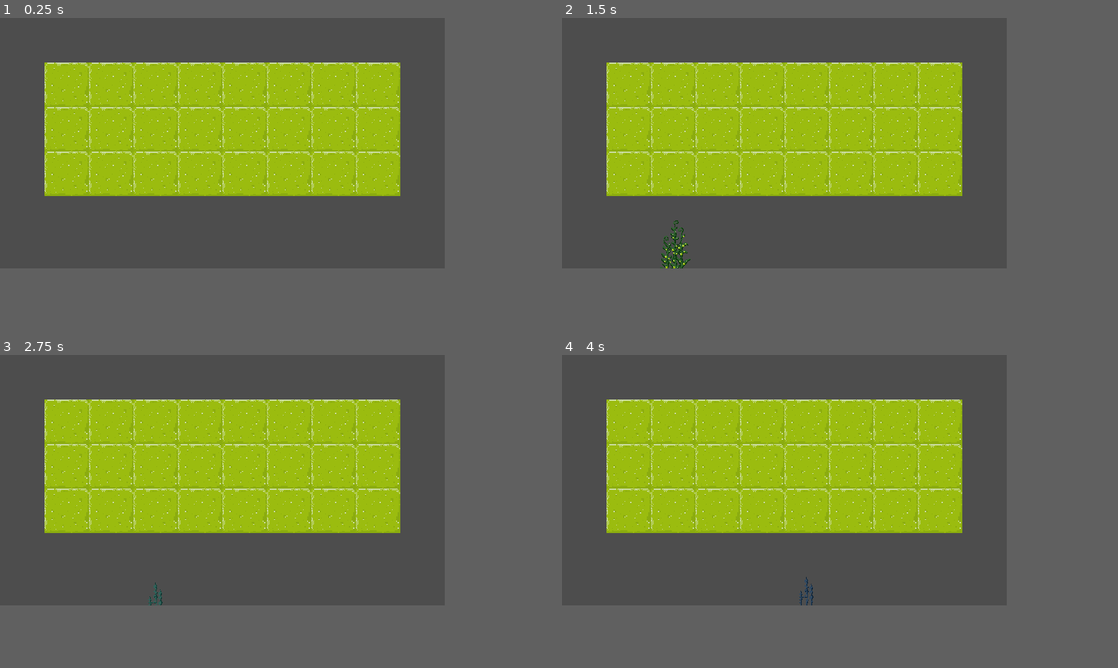
Above: before the commit, frames 1-4 (two rows, left to right).
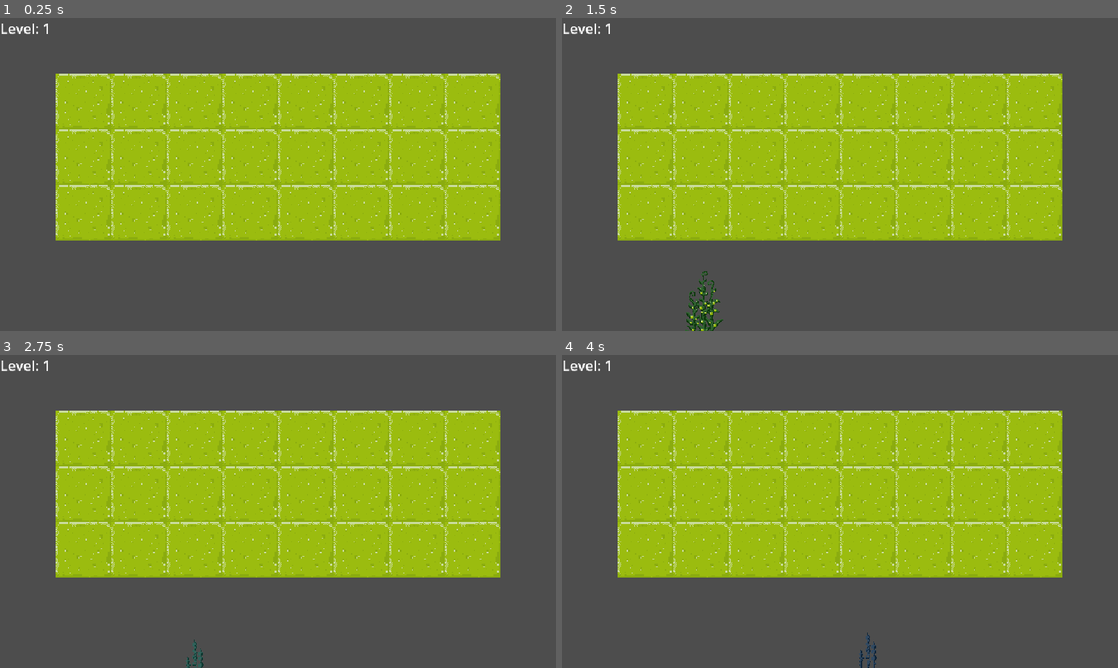
Above: after the commit, the same moments.

Repository: schnuet/ld-54-space-garden
Game: Godot game, scene res://scenes/MainScene.tscn
Same seed, same stepped clock (60 frames per second), same inputs: the game is played once before the commit and once after it.
Inputs (mouse positions are in pixels of both pictures, inside the frame that each line leads up to):
- Up to frame 1 (0.25 s): no input
- Up to frame 2 (1.5 s): tap Enter at 0.5 s; move the mouse to (667, 246) at 0.52 s; click (667, 246) at 0.67 s; tap Space at 1.25 s; move the mouse to (673, 262) at 1.27 s; click (673, 262) at 1.42 s
- Up to frame 3 (2.75 s): tap Enter at 2 s; move the mouse to (155, 583) at 2.02 s; click (155, 583) at 2.17 s
- Up to frame 4 (4 s): tap Space at 2.75 s; move the mouse to (695, 577) at 2.77 s; click (695, 577) at 2.92 s; tap Enter at 3.5 s; move the mouse to (762, 583) at 3.52 s; click (762, 583) at 3.67 s
In our replay, the window is 640x360 before the commit and 800x450 after it. These sizes can differ from the game's own. Grey fills any space a smaller window leaves; there, only what the larger window draws over its background counts as a difference.

The runs differ from the first frame. In frame 1, 24% of the frame differs, in the area x 0-90%, y 1-72%; in frame 2, 25%, in the area x 0-90%, y 1-100%; in frame 3, 25%; in frame 4, 25%.

Commit message:
add harvesting group

Diff:
--- a/project.godot
+++ b/project.godot
@@ -24,9 +24,10 @@
 
 [display]
 
-window/size/viewport_width=640
-window/size/viewport_height=360
+window/size/viewport_width=1280
+window/size/viewport_height=720
 window/stretch/mode="viewport"
+window/stretch/scale=2.0
 
 [editor_plugins]
 
--- a/scenes/MainScene.gd
+++ b/scenes/MainScene.gd
@@ -12,4 +12,4 @@
 
 
 func _on_plant_map_level_changed(level_index):
-	$LevelIndex.text = str(level_index);
+	$LevelIndex.text = "Level: " + str(level_index + 1);
--- a/scenes/PlantMap/PlantMap.gd
+++ b/scenes/PlantMap/PlantMap.gd
@@ -78,6 +78,9 @@
 };
 
 func _ready():
+	reset_harvested_plants();
+	emit_signal("level_changed", 0);
+
 	Game.connect("cursor_mode_changed", _on_cursor_mode_change);
 
 func _process(delta):
@@ -90,8 +93,22 @@
 	$BuildCursor.position = tile_pos * tile_size;
 
 	if is_level_done():
-		current_level_index += 1;
-		emit_signal("level_changed", current_level_index);
+		_on_level_done();
+
+func _on_level_done():
+	reset_harvested_plants();
+	current_level_index += 1;
+	emit_signal("level_changed", current_level_index);
+
+func reset_harvested_plants():
+	harvested_plants = {
+		"BHi": 0,
+		"Stan": 0,
+		"Jeff": 0,
+		"Assi": 0,
+		"Frank": 0,
+		"Toni": 0
+	};
 
 func get_new_plant(type) -> Plant:
 	if not (plants_by_name.has(type)):
@@ -164,13 +181,19 @@
 	return $Plants.get_children() as Array[Plant];
 
 
-func get_current_plant_count():
+func get_grown_plant_count():
 	var plant_count = {};
 	var plants = get_all_plants();
 	for plant in plants:
 		if not plant_count.has(plant.type):
 			plant_count[plant.type] = 0;
 
+		if not plant.planted:
+			continue;
+
+		if plant.growth_state != plant.GrowthState.final:
+			continue;
+
 		plant_count[plant.type] += 1;
 
 	return plant_count;
@@ -186,7 +209,7 @@
 	if level == null:
 		return;
 
-	var counts = get_current_plant_count();
+	var counts = get_grown_plant_count();
 
 	var required_counts = level["required_plants"];
 
